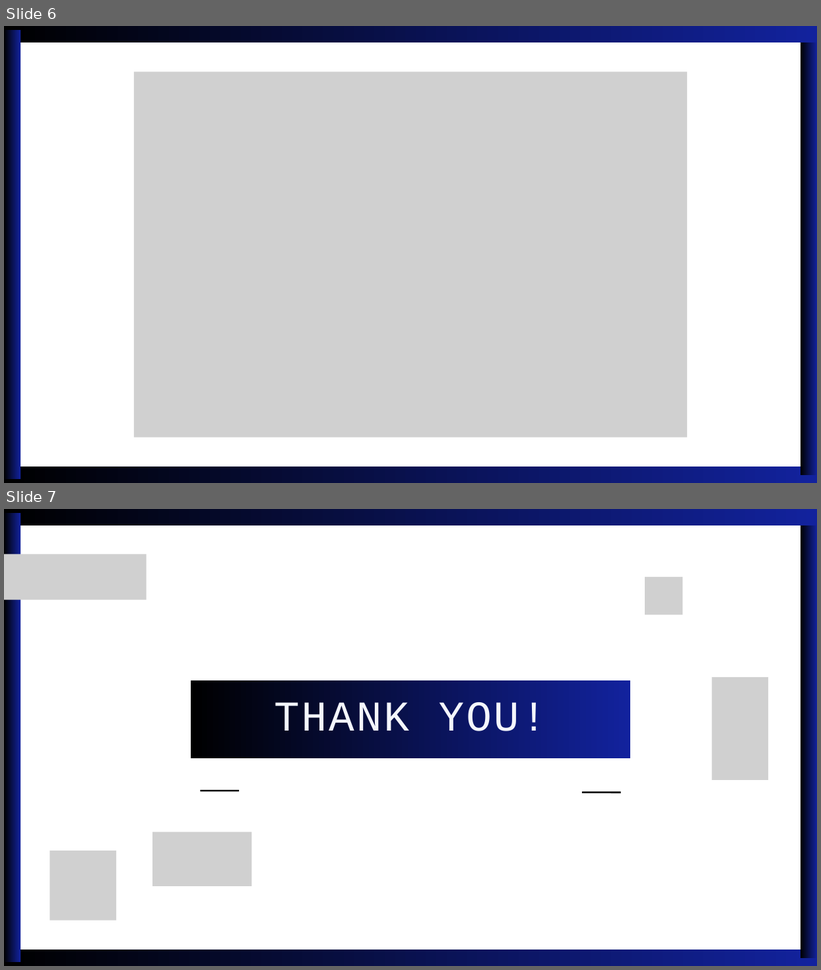
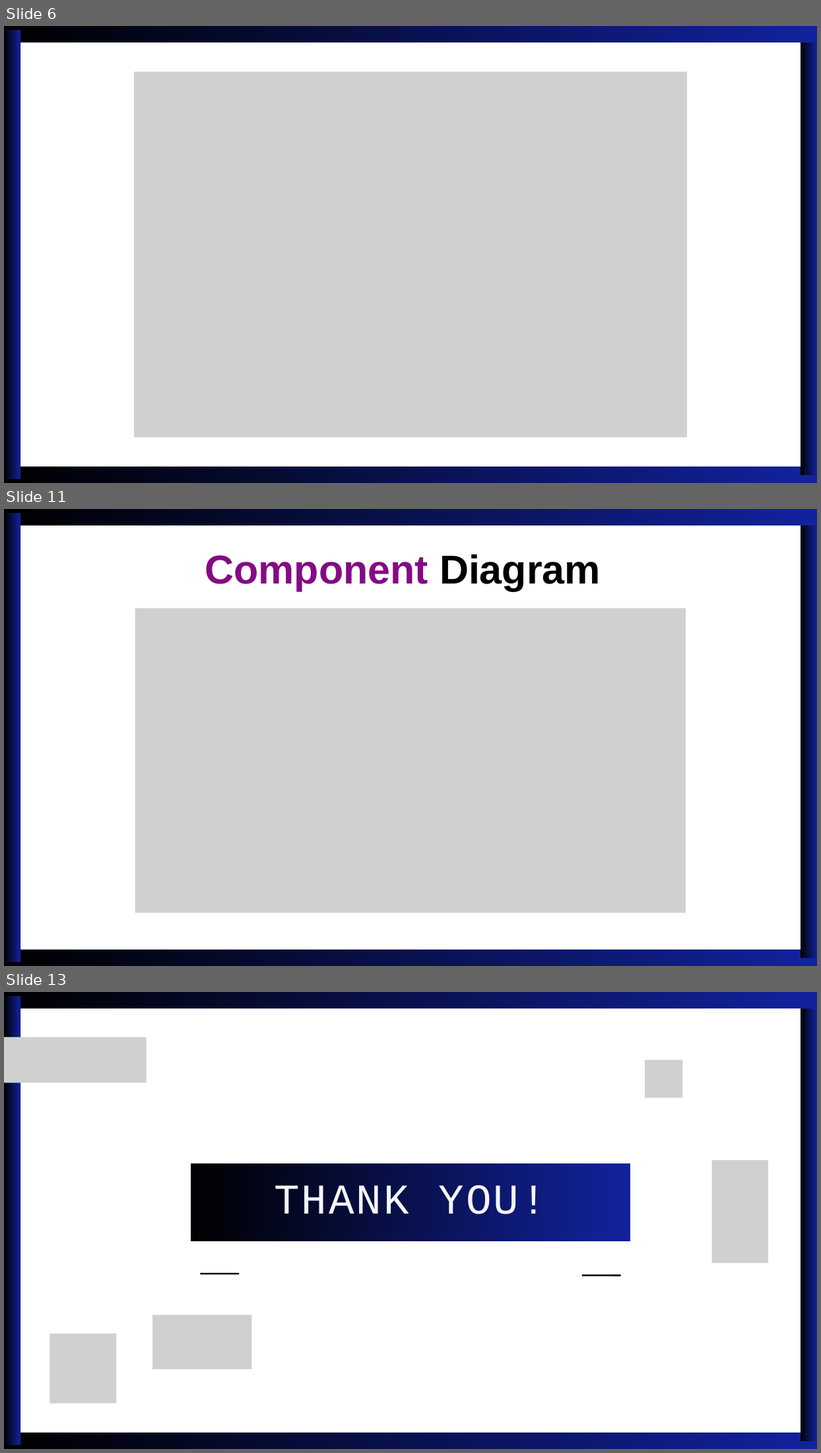
Before and after one commit to aliasif78/FoodMS, a slide deck: Presentation.pptx. Shown one above the other, each under a label of ours: slides 6 and 7 before the commit, slides 6, 11 and 13 after it; the slides between them are not shown. The pictures are 821x970 and 821x1453 pixels, drawn with LibreOffice and Linux fonts; fonts in the diff are those of the drawing; grey boxes stand for pictures. Boxes give left, top, right and bottom in pixels: in the first picture for what was removed or moved away, otherwise in the second. Text is boxed around its words. In the diff, an @@ line names an element or a change of style, - is before the commit and + after.

```diff
--- a/Presentation.pptx
+++ b/Presentation.pptx
@@ slide 11 added at (x1=4, y1=509, x2=817, y2=966), background #FFFFFF @@
@@ freeform shape added at (x1=4, y1=509, x2=817, y2=525), fill gradient #000000 to #12229D @@
@@ freeform shape added at (x1=4, y1=513, x2=20, y2=962), fill gradient #000000 to #12229D @@
@@ freeform shape added at (x1=801, y1=517, x2=817, y2=958), fill gradient #000000 to #12229D @@
@@ text added at (x1=205, y1=554, x2=601, y2=591), 71.2 pt, text #840B84, bold @@
+Component Diagram
@@ picture added at (x1=135, y1=608, x2=686, y2=913) @@
@@ freeform shape added at (x1=4, y1=950, x2=817, y2=966), fill gradient #000000 to #12229D @@
@@ what was slide 7 is now slide 13 @@
```
Also in this commit, not shown: 1 slide changed, 5 other slides added.
